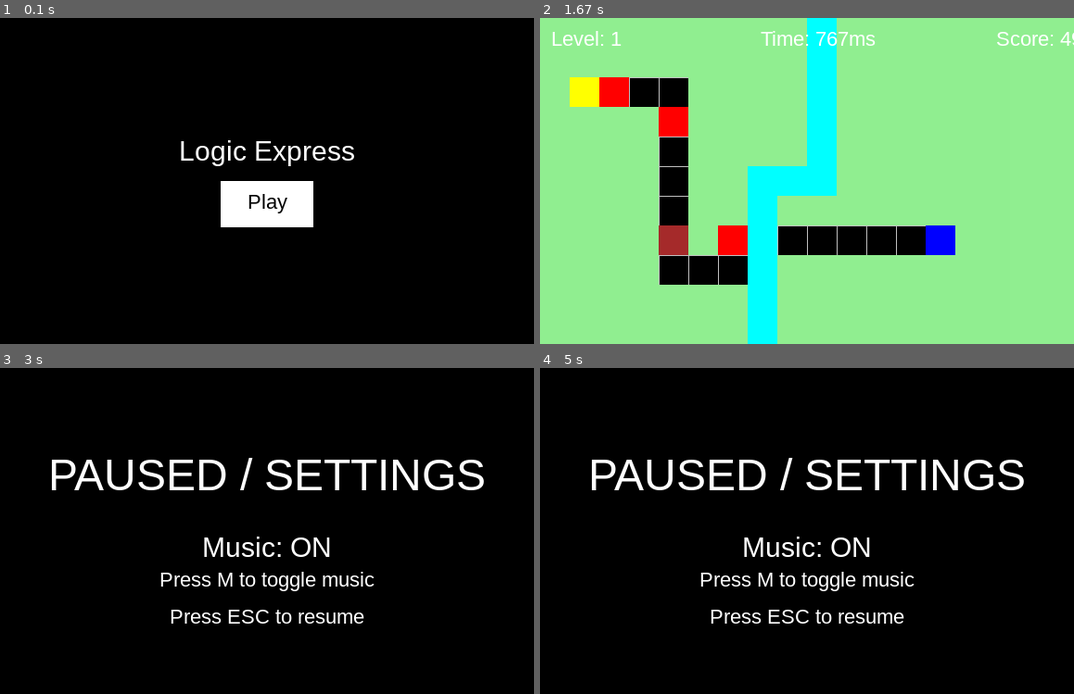
Above: before the commit, frames 1-4 (two rows, left to right).
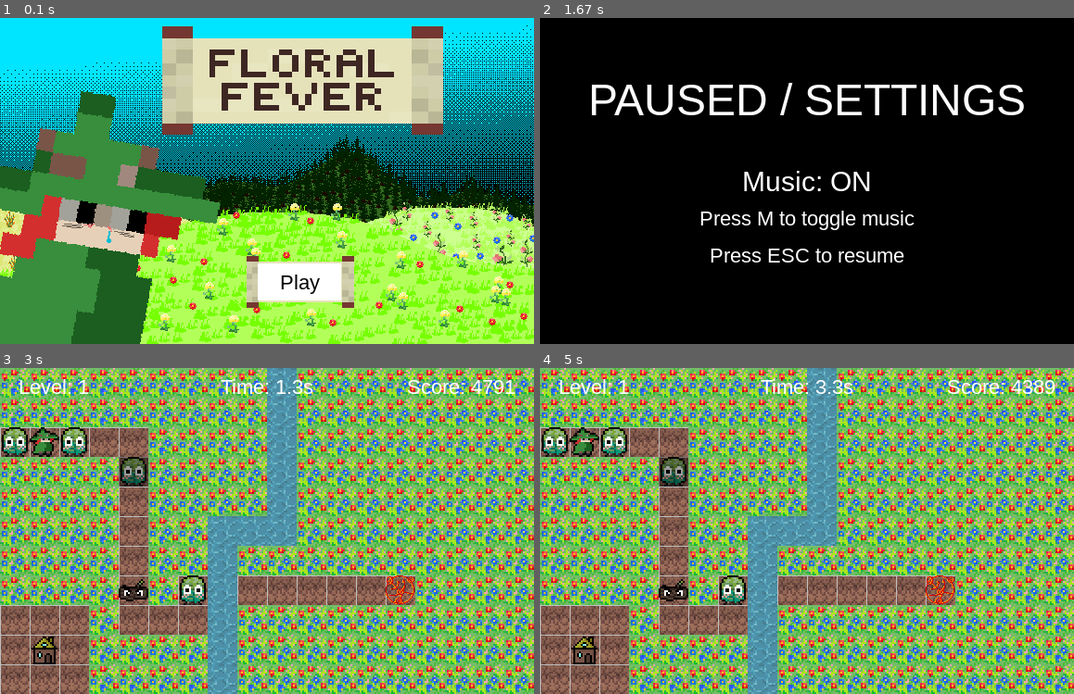
Above: after the commit, the same moments.

Repository: Abdul-MughisA/AAM-Project
Game: pygame game, started from Python/NEW/main.py
The game is run twice, just before and just after one commit, with the same random seed, the same clock (stepped at 60 frames per second) and the same inputs.
Inputs (mouse positions are in pixels of both pictures, inside the frame that each line leads up to):
- Up to frame 1 (0.1 s): no input
- Up to frame 2 (1.67 s): click "Play" at 0.38 s; hold Esc 0.67-1.13 s; hold Right 0.67-1.13 s; move the mouse to (785, 194) at 0.7 s; hold Esc 1.17-1.63 s
- Up to frame 3 (3 s): hold M 1.67-2.13 s; hold Esc 2.17-2.63 s; click (138, 465) at 2.72 s
- Up to frame 4 (5 s): hold Right 3-3.47 s; hold Up 3.5-3.8 s; hold Right 3.83-4.3 s; hold Left 4.33-4.87 s; hold Down from 4.9 s (still down)

The runs differ from the first frame. In frame 1, 91% of the frame differs, in the area x 0-100%, y 0-100%; in frame 2, 94%; in frame 3, 99%; in frame 4, 99%.

Commit message:
Commented code

Diff:
--- a/Python/NEW/main.py
+++ b/Python/NEW/main.py
@@ -2,52 +2,61 @@
 import sys
 from os import path
 
-# import all details from other files without having to specify the originating file every time
+# Import all details from other files without having to specify the originating file every time
 from settings import *
 from sprites import *
 
 class Game:
     def __init__(self):
-        # initialises the game window
+        # Initialises the game window
         self.running = True
         self.level = 1
         self.selected_sprite = None
         self.music_on = True
+        self.total_score = 0
         pygame.init()
-        pygame.mixer.init() # initialise sound
-
-        # load music
+        pygame.mixer.init()  # Initialises sound
+
+        # Load music file from current directory
         music_path = path.join(path.dirname(__file__), 'music.mp3')
         pygame.mixer.music.load(music_path)
-        pygame.mixer.music.play(-1) # loop infinitely
+        pygame.mixer.music.play(-1)  # loop infinitely
 
         self.screen = pygame.display.set_mode((WIDTH, HEIGHT))
         pygame.display.set_caption(TITLE)
         self.clock = pygame.time.Clock()
-        pygame.key.set_repeat(500, 100)
+        pygame.key.set_repeat(500, 100) # allows press and hold to work for keys
+
+        # Load large images for floor, title and tutorial
+        self.floor_image = pygame.image.load(path.join(path.dirname(__file__), "Floor.png")).convert_alpha()
+        self.title_image = pygame.image.load(path.join(path.dirname(__file__), "Title.png")).convert_alpha()
+        self.tutorial_image = pygame.image.load(path.join(path.dirname(__file__), "Tutorial.png")).convert_alpha()
+
         self.load_data()
 
-    # loads in the text file
+    # Loads in data from the text map files
     def load_data(self):
-        game_folder = path.dirname(__file__) # sets the map data
+        game_folder = path.dirname(__file__) # Sets the map data
         self.map_data = []  # map data stored in this variable
-        # copies data from map file into variable
-        map_file = path.join(game_folder, f"map{self.level}.txt")
-        with open(map_file, 'rt') as f:
+        # Copies data from map file into variable
+        map_file = path.join(game_folder, f"map{self.level}.txt") # Opens map based on current level
+        with open(map_file, 'rt') as f: # Opens file in text mode
             for line in f:
-                self.map_data.append(line)
+                self.map_data.append(line) # Appends data to the variable
 
 
     def new(self):
-        self.level_start_time = pygame.time.get_ticks() # record level start time
-        # creates all objects
-        self.all_sprites = pygame.sprite.LayeredUpdates()
+        self.level_start_time = pygame.time.get_ticks() # Record level start time
+        # Create all objects
+        self.all_sprites = pygame.sprite.LayeredUpdates() # Allow sprites to be layered
         self.walls = pygame.sprite.Group()
         self.stones = pygame.sprite.Group()
         self.flags = pygame.sprite.Group()
         self.grass = pygame.sprite.Group()
         self.logs = pygame.sprite.Group()
         self.waters = pygame.sprite.Group()
+        self.portals = pygame.sprite.Group()
+        # Add elements to the screen as indicated by the map file
         for row, tiles in enumerate(self.map_data):
             for col, tile in enumerate(tiles):
                 if tile == '1':
@@ -64,7 +73,9 @@
                     Log(self, col, row)
                 if tile == 'W':
                     Water(self, col, row)
-        self.run() # game runs every time it is called
+                if tile == 'S':
+                    Portal(self, col, row)
+        self.run() # Game runs every time it is called
 
 
     def run(self):
@@ -99,7 +110,8 @@
             # moves the selected sprite
             elif event.type == pygame.KEYDOWN:
                 if event.key == pygame.K_ESCAPE:
-                    self.pause_settings()
+                    self.pause_settings() # Show pause screen
+                # Move only if a sprite is selected
                 if hasattr(self, 'selected_sprite') and self.selected_sprite is not None:
                     # key events for WASD and arrow keys
                     if event.key == pygame.K_LEFT or event.key == pygame.K_a:
@@ -112,7 +124,7 @@
                         self.selected_sprite.move(dy=1)
 
 
-    # draws the grey lines to show the grid
+    # Draws the grey lines to show the grid
     def draw_grid(self):
         for x in range(0, WIDTH, TILESIZE):
             pygame.draw.line(self.screen, SILVER, (x, 0), (x, HEIGHT))
@@ -120,27 +132,35 @@
             pygame.draw.line(self.screen, SILVER, (0, y), (WIDTH, y))
 
     def draw(self):
-        self.screen.fill(BLACK)
+        # Draw background floor and grid
+        for y in range(0, HEIGHT, TILESIZE):
+            for x in range(0, WIDTH, TILESIZE):
+                self.screen.blit(self.floor_image, (x, y))
         self.draw_grid()
         self.all_sprites.draw(self.screen)
 
-        # Draw level label
-        self.draw_text("Level: " + str(self.level), 22, WHITE, 50, 10)
-
-        # Calculate and display time elapsed with every level
+        # Draw HUD at top displaying game stats
+        hud_y = 20
+        margin = 20
+        level_text = "Level: " + str(self.level)
         elapsed_ms = pygame.time.get_ticks() - self.level_start_time
-        self.draw_text("Time: " + str(elapsed_ms) + "ms", 22, WHITE, 300, 10)
-
-        # Calculate and display score based on time
-        level_score = round(100000/(elapsed_ms/1000 + 20) + 100)
-        self.draw_text("Score: " + str(level_score), 22, WHITE, 550, 10)
-
+        time_text = "Time: {:.1f}s".format(elapsed_ms / 1000)
+        level_score = round(100000 / (elapsed_ms / 1000 + 20) + 100) # Score calculation algorithm
+        score_text = "Score: " + str(level_score)
+
+        self.draw_text(level_text, 22, WHITE, margin, hud_y, align="left")
+        self.draw_text(time_text, 22, WHITE, WIDTH / 2, hud_y, align="center")
+        self.draw_text(score_text, 22, WHITE, WIDTH - margin, hud_y, align="right")
+
+        # If a sprite is selected, show an overlay on it.
         if self.selected_sprite is not None:
             overlay = pygame.Surface((self.selected_sprite.rect.width, self.selected_sprite.rect.height), pygame.SRCALPHA)
             overlay.fill((0, 0, 0, 100))
             self.screen.blit(overlay, self.selected_sprite.rect)
-        pygame.display.flip()
-
+
+        pygame.display.flip()
+
+    # Checks whether the user has clicked on a button
     def wait_for_click(self, button_rect):
         waiting = True
         while waiting:
@@ -154,6 +174,7 @@
                     if button_rect.collidepoint(event.pos):
                         return True
 
+    # Waits for a key to be pressed
     def wait_for_key(self):
         waiting = True
         while waiting:
@@ -166,42 +187,52 @@
                 if event.type == pygame.KEYDOWN:
                     return True
 
-    def draw_text(self, text, size, colour, x, y):
+    # Draws text on the screen and aligns to center unless specified otherwise
+    def draw_text(self, text, size, colour, x, y, align="center"):
         font = pygame.font.Font(pygame.font.match_font('arial'), size)
         text_surface = font.render(text, True, colour)
         text_rect = text_surface.get_rect()
-        text_rect.midtop = (x, y)
+        if align == "center":
+            text_rect.center = (x, y)
+        elif align == "left":
+            text_rect.midleft = (x, y)
+        elif align == "right":
+            text_rect.midright = (x, y)
         self.screen.blit(text_surface, text_rect)
 
+    # Shows the start screen with the title and play button
     def show_start_screen(self):
-        # draw the original play button
-        play_button = pygame.Rect(WIDTH / 2 - 50, HEIGHT / 2, 100, 50)
+        # Draw the play button
+        play_button = pygame.Rect(WIDTH / 2 - 10, HEIGHT / 2 + 89, 90, 40)
         while True:
             self.screen.fill(BLACK)
-            self.draw_text(TITLE, 30, WHITE, WIDTH / 2, HEIGHT / 2 - 50)
-
-            # determine mouse position
+            title_rect = self.title_image.get_rect()
+            title_rect.midtop = (WIDTH / 2, HEIGHT / 1000)
+            self.screen.blit(self.title_image, title_rect)
+            # Determine mouse position
             mous_pos = pygame.mouse.get_pos()
             if play_button.collidepoint(mous_pos):
-                # draws the box grey if the mouse is over it
+                # Draws the box grey if the mouse is over it
                 pygame.draw.rect(self.screen, GREY, play_button)
             else:
                 # but draws a white box if not
                 pygame.draw.rect(self.screen, WHITE, play_button)
 
-            self.draw_text("Play", 22, BLACK, WIDTH / 2, HEIGHT / 2 + 10)
+            self.draw_text("Play", 22, BLACK, play_button.centerx, play_button.centery)
             pygame.display.flip()
 
-            # this loop waits for the user to click the play button
             for event in pygame.event.get():
                 if event.type == pygame.QUIT:
                     self.running = False
                     return False
                 if event.type == pygame.MOUSEBUTTONDOWN:
                     if play_button.collidepoint(event.pos):
+                        # Show the tutorial screen right after the play button is pressed
+                        self.show_tutorial_screen()
                         return True
             self.clock.tick(FPS)
 
+    # Shows the game over screen when the player loses
     def show_gameover_screen(self):
         self.screen.fill(BLACK)
         self.draw_text("GAME OVER", 48, WHITE, WIDTH / 2, HEIGHT / 4)
@@ -209,6 +240,7 @@
         pygame.display.flip()
         return self.wait_for_key()
 
+    # Shows the congratulations screen when the player wins
     def show_congrats_screen(self, score, elapsed_ms):
         self.screen.fill(BLACK)
         self.draw_text("Congratulations!", 48, WHITE, WIDTH / 2, HEIGHT / 4)
@@ -218,6 +250,34 @@
         pygame.display.flip()
         return self.wait_for_key()
 
+    # Shows the end screen with the final score and time taken
+    def show_end_screen(self):
+        self.screen.fill(BLACK)
+        # Load and display the finale image
+        finale_image = pygame.image.load(path.join(path.dirname(__file__), "Finale.png")).convert_alpha()
+        finale_rect = finale_image.get_rect()
+        finale_rect.center = (WIDTH / 2, HEIGHT / 2)
+        self.screen.blit(finale_image, finale_rect)
+
+        # Display the total score (use self.total_score) below the finale image
+        self.draw_text(self.total_score, 24, WHITE, WIDTH / 2, HEIGHT - 50, align="center")
+
+        pygame.display.flip()
+        self.wait_for_key()
+        pygame.quit()
+        sys.exit()
+
+    # Shows the tutorial screen with instructions
+    def show_tutorial_screen(self):
+        self.screen.fill(BLACK)
+        tutorial_rect = self.tutorial_image.get_rect()
+        tutorial_rect.center = (WIDTH / 2, HEIGHT / 2)
+        self.screen.blit(self.tutorial_image, tutorial_rect)
+        pygame.display.flip()
+        # Wait until a key is pressed before proceeding
+        self.wait_for_key()
+
+    # Shows the pause/settings screen
     def pause_settings(self):
         # Record when pause begins so we can adjust elapsed time later
         pause_start = pygame.time.get_ticks()
@@ -238,9 +298,9 @@
                     paused = False
                     self.running = False
                 if event.type == pygame.KEYDOWN:
-                    if event.key == pygame.K_ESCAPE:
+                    if event.key == pygame.K_ESCAPE: # Pause game when ESC is pressed
                         paused = False
-                    elif event.key == pygame.K_m:
+                    elif event.key == pygame.K_m: # Toggle music when M pressed
                         # Toggle music on/off
                         if self.music_on:
                             pygame.mixer.music.pause()
@@ -248,7 +308,7 @@
                         else:
                             pygame.mixer.music.unpause()
                             self.music_on = True
-        # Adjust the level_start_time so the paused period isn’t counted
+        # Adjust the level_start_time so the paused period isn’t counted in score
         pause_duration = pygame.time.get_ticks() - pause_start
         self.level_start_time += pause_duration
 
@@ -257,6 +317,4 @@
     playing = game.show_start_screen()
     while playing and game.running:
         game.new()
-        playing = game.show_gameover_screen()
-
 pygame.quit()
--- a/Python/NEW/map1.txt
+++ b/Python/NEW/map1.txt
@@ -1,11 +1,11 @@
 ,,,,,,,,,W,,,,,,,,
 ,,,,,,,,,W,,,,,,,,
-,PA..,,,,W,,,,,,,,
+APA..,,,,W,,,,,,,,
 ,,,,A,,,,W,,,,,,,,
 ,,,,.,,,,W,,,,,,,,
 ,,,,.,,WWW,,,,,,,,
 ,,,,.,,W,,,,,,,,,,
 ,,,,L,AW.....X,,,,
-,,,,...W,,,,,,,,,,
-,,,,,,,W,,,,,,,,,,
-,,,,,,,W,,,,,,,,,,
+...,...W,,,,,,,,,,
+.S.,,,,W,,,,,,,,,,
+...,,,,W,,,,,,,,,,
--- a/Python/NEW/map10.txt
+++ /dev/null
@@ -1,11 +0,0 @@
-111111111111111111
-1P...L...........1
-1....L............1
-1...........A....1
-1......,.........1
-1.....W.W.W......1
-1.....W...A......1
-1.....W..........1
-1..............X.1
-1................1
-111111111111111111
--- a/Python/NEW/map6.txt
+++ b/Python/NEW/map6.txt
@@ -1,11 +1,11 @@
-111111111111111111
-1P...,....W......1
-1......W...A.....1
-1......W.........1
-1...L..W.........1
-1........,.......1
-1................1
-1.........A....X.1
-1................1
-1................1
-111111111111111111
+,,,,......,,,W,,,,
+,,,........,,W,,,,
+WWWWWW,,WWW.,W,,,,
+,,,..W,,W.W..W,,,,
+,,,..W,,W.W..W..,,
+,,..,W,1W1W..WWW.,
+,,..LW..WAW....W.L
+,...,W1.W1W,..XW.,
+,....W,,W1WWWWWW,,
+,P,,.W,,W,,,,,,,,,
+,,,,,WWWW,,,,,,,,,
--- a/Python/NEW/map7.txt
+++ b/Python/NEW/map7.txt
@@ -1,11 +1,11 @@
-111111111111111111
-1P...............1
-1...........L....1
-1.....,..........1
-1.....W..........1
-1......W.....A...1
-1......W........X1
-1.........W......1
-1..........,.....1
-1...............L1
-111111111111111111
+,,,,,,,.,W,.......
+,,,,,,,.,W,...X...
+,,,,....,W,.......
+,,,,.,,,,W,,....A.
+,,,,.,,,,W.,,....,
+,........W..A.,..,
+,........W..1,,AL,
+,..P....AW,L.A,..,
+,.....LA.W,..,A,L,
+,,.....,,W,,A,,A.,
+,,,,,,,,,W,,,,,,,,
--- a/Python/NEW/map8.txt
+++ b/Python/NEW/map8.txt
@@ -1,11 +1,11 @@
-111111111111111111
-1P..W..W..W..W...1
-1....W...........1
-1....W.....L.....1
-1....W...........1
-1....W...........1
-1....W...........1
-1................X1
-1................1
-1................1
-111111111111111111
+,,,.,W.W,.,,,.....
+,,,.,W.W,.,.,.....
+,,..,W.W,.,.,111,A
+,...,W.W,...1AAA,,
+,...,W.W,....AXA,.
+,...,W W,....AAA..
+,...,W.W,.,.......
+,.P.,W.W,.,,......
+,..,,W.WW.,A..AAAA
+1A,,,W.,W.A,,..ALA
+LA,,,W.,W,,,,,.AAA
--- a/Python/NEW/map9.txt
+++ b/Python/NEW/map9.txt
@@ -1,11 +1,11 @@
-111111111111111111
-1P........,......1
-1.....A..........1
-1...........A....1
-1......,.........1
-1...............L1
-1.........A......1
-1................1
-1...........X....1
-1................1
-111111111111111111
+,,,,,,,,,W,,,,,,,,
+,,,,,,,,,W,,,,,,,,
+APA..,,,,W,,,,,,,,
+,,,,A,,,,W,,,,,,,,
+,,,,.,,,,W,,,,,,,,
+,,,,.,,WWW,,,,,,,,
+,,,,.,,W,,,,,,,,,,
+,,,,L,AW.....X,,,,
+...,...W,,,,,,,,,,
+.S.,,,,W,,,,,,,,,,
+...,,,,W,,,,,,,,,,
--- a/Python/NEW/map_info.txt
+++ b/Python/NEW/map_info.txt
@@ -6,3 +6,4 @@
 W - water
 X - flag
 , - grass
+S - portal
--- a/Python/NEW/settings.py
+++ b/Python/NEW/settings.py
@@ -1,3 +1,4 @@
+# Set colours
 BLACK    = (0, 0, 0)
 WHITE    = (255, 255, 255)
 RED      = (255, 0, 0)
@@ -31,12 +32,11 @@
 LIGHTOLIVE  = (255, 255, 224)
 LIGHTTEAL   = (224, 255, 255)
 
-TITLE    = "Logic Express"
-FPS      = 60
+TITLE    = "Floral Fever"
+FPS      = 60 # Screen refresh rate
 BGCOLOUR = GREY
 
-TILESIZE = 32
-
+TILESIZE = 32 # Size of each tile in pixels
 WIDTH    = 18 * TILESIZE
 HEIGHT   = 11 * TILESIZE
 
--- a/Python/NEW/sprites.py
+++ b/Python/NEW/sprites.py
@@ -1,37 +1,52 @@
 import pygame
+import os
+import sys
 from settings import *
 
 class Player(pygame.sprite.Sprite):
     def __init__(self, game, x, y):
-        self._layer = 8
+        self._layer = 8 # Set layer; higher means higher precendence
         self.groups = game.all_sprites
         pygame.sprite.Sprite.__init__(self, self.groups)
         self.game = game
-        self.image = pygame.Surface((TILESIZE, TILESIZE))
-        self.image.fill(YELLOW)
-        self.rect = self.image.get_rect()
-        self.x = x
-        self.y = y
-
-        # when object made, pass TILE as argument, not pixel
-        self.rect.x = x * TILESIZE
-        self.rect.y = y * TILESIZE
-        self.selectable = True
+        self.image = pygame.image.load(os.path.join(os.path.dirname(__file__), "Druid.png")).convert_alpha()
+        self.rect = self.image.get_rect()
+        self.x = x
+        self.y = y
+
+        # When object made, pass TILE as argument, not pixel
+        self.rect.x = x * TILESIZE
+        self.rect.y = y * TILESIZE
+        self.selectable = True # Identify whether can be pressed
 
     # d variables set to 0 when they are unspecified
-    def move(self, dx=0, dy=0):
-        if not self.collide_with_walls(dx, dy) and not self.collide_with_stones(dx, dy) and not self.collide_with_grass(dx, dy) and not self.collide_with_waters(dx, dy):
+    def move(self, dx=0, dy=0): # only move if no collision
+        if not self.collide_with_walls(dx, dy) and \
+           not self.collide_with_stones(dx, dy) and \
+           not self.collide_with_grass(dx, dy) and \
+           not self.collide_with_waters(dx, dy):
             self.x += dx
             self.y += dy
+            # Check for portal collision before flag collision:
+            if self.collide_with_portal():
+                elapsed_ms = pygame.time.get_ticks() - self.game.level_start_time # Calculate elapsed time
+                # Directly show the end screen when hitting a portal.
+                self.game.show_end_screen(self.game.total_score, elapsed_ms)
+                self.game.running = False
+                return
             if self.collide_with_flag():
-                # Compute elapsed time and score
                 elapsed_ms = pygame.time.get_ticks() - self.game.level_start_time
                 score = round(100000/(elapsed_ms/1000 + 20) + 100)
-                # Show congratulations screen between levels
-                self.game.show_congrats_screen(score, elapsed_ms)
-                self.game.level += 1
-                self.game.load_data()
-                self.game.new()
+                self.game.total_score += score
+                if self.game.level == 9:
+                    self.game.show_end_screen(self.game.total_score, elapsed_ms)
+                    pygame.quit()
+                    sys.exit()
+                else:
+                    self.game.show_congrats_screen(score, elapsed_ms)
+                    self.game.level += 1 # Increment when flag reaches
+                    self.game.load_data()
+                    self.game.new()
 
     # checks peeks ahead to walls, and does not move if wall found
     def collide_with_walls(self, dx=0, dy=0):
@@ -62,15 +77,18 @@
         # Determine the destination tile coordinate.
         dest_x = self.x + dx
         dest_y = self.y + dy
-        # Check if water exists at that tile.
+        # Check if water exists at that tile, nullifies water collision if log present
         for water in self.game.waters:
             if water.x == dest_x and water.y == dest_y:
-                # If water exists, check if there's a log on the same tile.
                 for log in self.game.logs:
                     if log.x == dest_x and log.y == dest_y:
-                        # A log is covering the water, so ignore water collision.
                         return False
-                # No log is present to cover the water: collision occurs.
+                return True
+        return False
+
+    def collide_with_portal(self, dx=0, dy=0):
+        for portal in self.game.portals:
+            if portal.x == self.x + dx and portal.y == self.y + dy:
                 return True
         return False
 
@@ -84,8 +102,7 @@
         self.groups = game.all_sprites, game.walls
         pygame.sprite.Sprite.__init__(self, self.groups)
         self.game = game
-        self.image = pygame.Surface((TILESIZE, TILESIZE))
-        self.image.fill(GREY)
+        self.image = pygame.image.load(os.path.join(os.path.dirname(__file__), "Wall.png")).convert_alpha()
         self.rect = self.image.get_rect()
         self.x = x
         self.y = y
@@ -97,12 +114,11 @@
 
 class Stone(pygame.sprite.Sprite):
     def __init__(self, game, x, y):
-        self._layer = 2
+        self._layer = 9
         self.groups = game.all_sprites, game.stones
         pygame.sprite.Sprite.__init__(self, self.groups)
         self.game = game
-        self.image = pygame.Surface((TILESIZE, TILESIZE))
-        self.image.fill(RED)
+        self.image = pygame.image.load(os.path.join(os.path.dirname(__file__), "Tree.png")).convert_alpha()
         self.rect = self.image.get_rect()
         self.x = x
         self.y = y
@@ -117,7 +133,6 @@
             not self.collide_with_stones(dx, dy) and \
             not self.collide_with_player(dx, dy) and \
             not self.collide_with_flag(dx, dy) and \
-            not self.collide_with_logs(dx, dy) and \
             not self.collide_with_waters(dx, dy):
             self.x += dx
             self.y += dy
@@ -153,8 +168,17 @@
         return False
 
     def collide_with_waters(self, dx=0, dy=0):
+        dest_x = self.x + dx
+        dest_y = self.y + dy
+        # Check if the destination tile has water.
         for water in self.game.waters:
-            if water.x == self.x + dx and water.y == self.y + dy:
+            if water.x == dest_x and water.y == dest_y:
+                # If water exists, check for a log on the same tile.
+                for log in self.game.logs:
+                    if log.x == dest_x and log.y == dest_y:
+                        # A log covers the water; ignore water collision.
+                        return False
+                # No log is present; water collision applies.
                 return True
         return False
 
@@ -168,8 +192,7 @@
         self.groups = game.all_sprites, game.flags
         pygame.sprite.Sprite.__init__(self, self.groups)
         self.game = game
-        self.image = pygame.Surface((TILESIZE, TILESIZE))
-        self.image.fill(BLUE)
+        self.image = pygame.image.load(os.path.join(os.path.dirname(__file__), "Exit Portal.png")).convert_alpha()
         self.rect = self.image.get_rect()
         self.x = x
         self.y = y
@@ -185,8 +208,7 @@
         self.groups = game.all_sprites, game.grass
         pygame.sprite.Sprite.__init__(self, self.groups)
         self.game = game
-        self.image = pygame.Surface((TILESIZE, TILESIZE))
-        self.image.fill(LIGHTGREEN)
+        self.image = pygame.image.load(os.path.join(os.path.dirname(__file__), "Grass.png")).convert_alpha()
         self.rect = self.image.get_rect()
         self.x = x
         self.y = y
@@ -202,8 +224,7 @@
         self.groups = game.all_sprites, game.logs
         pygame.sprite.Sprite.__init__(self, self.groups)
         self.game = game
-        self.image = pygame.Surface((TILESIZE, TILESIZE))
-        self.image.fill(BROWN)
+        self.image = pygame.image.load(os.path.join(os.path.dirname(__file__), "Log.png")).convert_alpha()
         self.rect = self.image.get_rect()
         self.x = x
         self.y = y
@@ -258,13 +279,28 @@
         self.groups = game.all_sprites, game.waters
         pygame.sprite.Sprite.__init__(self, self.groups)
         self.game = game
-        self.image = pygame.Surface((TILESIZE, TILESIZE))
-        self.image.fill(CYAN)
-        self.rect = self.image.get_rect()
-        self.x = x
-        self.y = y
-
-        # when object made, pass TILE as argument, not pixel
-        self.rect.x = x * TILESIZE
-        self.rect.y = y * TILESIZE
-        self.selectable = False
+        self.image = pygame.image.load(os.path.join(os.path.dirname(__file__), "Water.png")).convert_alpha()
+        self.rect = self.image.get_rect()
+        self.x = x
+        self.y = y
+
+        # when object made, pass TILE as argument, not pixel
+        self.rect.x = x * TILESIZE
+        self.rect.y = y * TILESIZE
+        self.selectable = False
+
+class Portal(pygame.sprite.Sprite):
+    def __init__(self, game, x, y):
+        self._layer = 4
+        self.groups = game.all_sprites, game.portals
+        pygame.sprite.Sprite.__init__(self, self.groups)
+        self.game = game
+        # Load a Portal PNG (make sure "Portal.png" is in the same folder)
+        self.image = pygame.image.load(os.path.join(os.path.dirname(__file__), "Hut.png")).convert_alpha()
+        self.rect = self.image.get_rect()
+        self.x = x
+        self.y = y
+        # set position according to tile size
+        self.rect.x = x * TILESIZE
+        self.rect.y = y * TILESIZE
+        self.selectable = False
Binary file added: Python/NEW/Finale.png
Binary file added: Python/NEW/Hut.png
Binary file added: Python/NEW/Title.png
Binary file added: Python/NEW/Tutorial.png
Binary file added: Python/NEW/Wall.png
Not shown, changed: Python/.DS_Store
